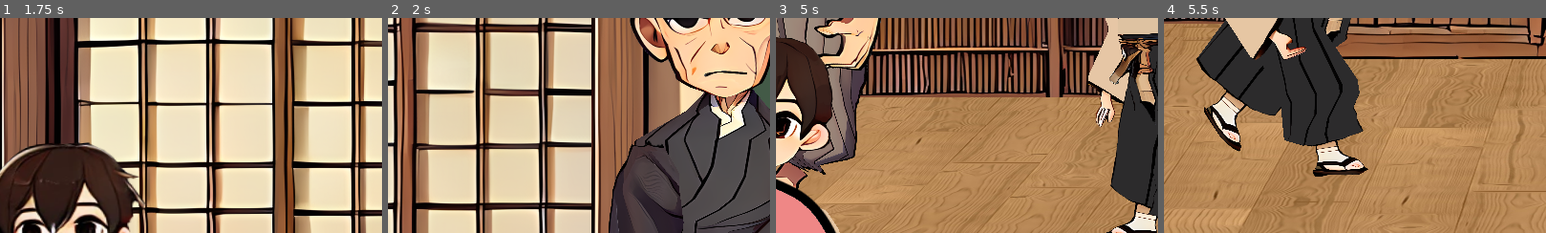
Above: before the commit, frames 1-4 (left to right).
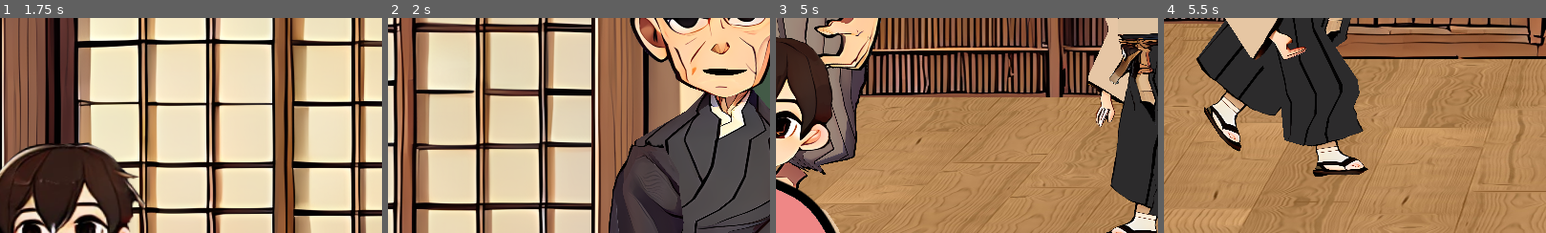
Above: after the commit, the same moments.

Repository: gregrylivingston/Godot4---Weather-System-2D
Game: Godot game, scene res://scene/architecture/floor/scene_floor_wood_1.tscn
The game is run twice, just before and just after one commit, with the same random seed, the same clock (stepped at 60 frames per second) and the same inputs. This scene is started directly instead of the project's main scene.
Inputs (mouse positions are % of the whole screen's width and height, from its top left):
- Up to frame 1 (1.75 s): tap Enter at 0.5 s; move the mouse to (45, 70) at 0.52 s; hold D (move_right) 0.53-1.25 s; click (45, 70) at 0.67 s; tap Space (jump) at 0.77 s; drag from (80, 65) to (45, 70) at 1.27 s
- Up to frame 2 (2 s): no input
- Up to frame 3 (5 s): move the mouse to (20, 35) at 2.02 s; hold A (move_left) 2.03-2.75 s; drag from (55, 50) to (20, 35) at 2.77 s; move the mouse to (35, 25) at 3.52 s; hold A (move_left) 3.53-4.25 s; tap Space (jump) at 3.77 s; drag from (72, 45) to (35, 25) at 4.27 s
- Up to frame 4 (5.5 s): move the mouse to (30, 55) at 5.02 s; hold D (move_right) from 5.03 s (still down); click (30, 55) at 5.17 s
The pictures show only the part of the screen within x 5-55%, y 0-50%; the shares and areas given below are measured in that part.

Frame 1 is identical in both runs. In frame 2, 0.3% of the frame differs, in the area x 82-94%, y 23-28%; in frame 3, less than 0.1%; in frame 4, nothing differs.

Commit message:
better mouth movements

Diff:
--- a/scene/skeleton/mouth/mouth.gd
+++ b/scene/skeleton/mouth/mouth.gd
@@ -1,18 +1,30 @@
 extends Polygon2D
 
+@onready var startScaleX = scale.x
 
 # Called when the node enters the scene tree for the first time.
 func _ready() -> void:
 	pass # Replace with function body.
 
 
+var frameBuffer := 5
+
 # Called every frame. 'delta' is the elapsed time since the previous frame.
 func _process(delta: float) -> void:
-	if 	%AudioStreamPlayer.playing:
-		var volume := int( 100 * db_to_linear(AudioServer.get_bus_peak_volume_left_db(0,0)))
+	if 	%AudioStreamPlayer.playing && frameBuffer < 1:
+		frameBuffer = 3
+		var volume := clampf( db_to_linear(AudioServer.get_bus_peak_volume_left_db(0,0)) , 0.1 ,1.0)
 		#%Label_db.text =  str(volume)
 
-		if volume > 10:
-			texture = load("res://texture/character/t_mouth_wide.png")
-		else:
-			texture = load("res://texture/character/t_mouth_closed_confident.png")
+		texture = load("res://texture/character/t_mouth_wide.png")
+		scale = Vector2(startScaleX, volume * 0.75)
+		#position.y = -270.15  - (volume  * 6.0)
+		if volume < 0.11:
+			scale = Vector2(startScaleX, 0.1)
+			#texture = load("res://texture/character/t_mouth_closed_confident.png")
+			modulate  = Color.BLACK
+		else: modulate = Color.WHITE
+		#	position.y = -270.3
+		#	texture = load("res://texture/character/t_mouth_closed_confident.png")
+	else:
+		frameBuffer -= 1
--- a/scene/skeleton/player.gd
+++ b/scene/skeleton/player.gd
@@ -54,9 +54,10 @@
 	if not is_zero_approx(velocity.x):
 		if velocity.x > 0.0:
 			sprite.scale.x = 1.0 * sprite_scale
+			if is_instance_valid(%Mouth):if %Mouth.scale.x < 0: %Mouth.scale.x *= -1.0
 		else:
 			sprite.scale.x = -1.0 * sprite_scale
-
+			if is_instance_valid(%Mouth):if %Mouth.scale.x < 0: %Mouth.scale.x *= 1.0
 	move_and_slide()
 
 	# After applying our motion, update our animation to match.
--- a/scene/skeleton/player.tscn
+++ b/scene/skeleton/player.tscn
@@ -1802,7 +1802,7 @@
 visible = false
 
 [node name="Hip" type="Bone2D" parent="Sprite2D/Skeleton2D"]
-position = Vector2(-3, -22.0028)
+position = Vector2(-3, -29.7919)
 rest = Transform2D(1, 0, 0, 1, -3, -11)
 
 [node name="Chest" type="Bone2D" parent="Sprite2D/Skeleton2D/Hip"]
@@ -1823,13 +1823,13 @@
 
 [node name="RightArm" type="Bone2D" parent="Sprite2D/Skeleton2D/Hip/Chest"]
 position = Vector2(80, -100)
-rotation = 0.470385
+rotation = -0.0932787
 scale = Vector2(1, 1)
 rest = Transform2D(1, 0, 0, 1, 80, -100)
 
 [node name="RightForearm" type="Bone2D" parent="Sprite2D/Skeleton2D/Hip/Chest/RightArm"]
 position = Vector2(-11, 97)
-rotation = -0.418265
+rotation = -0.498756
 scale = Vector2(1, 1)
 rest = Transform2D(1, 0, 0, 1, -11, 97)
 
@@ -1844,13 +1844,13 @@
 
 [node name="LeftArm" type="Bone2D" parent="Sprite2D/Skeleton2D/Hip/Chest"]
 position = Vector2(-100, -100)
-rotation = -0.019506
+rotation = 0.217547
 scale = Vector2(1, 1)
 rest = Transform2D(1, 0, 0, 1, -100, -100)
 
 [node name="LeftForearm" type="Bone2D" parent="Sprite2D/Skeleton2D/Hip/Chest/LeftArm"]
 position = Vector2(-2, 95)
-rotation = -0.545989
+rotation = -0.414499
 scale = Vector2(1, 1)
 rest = Transform2D(1, 0, 0, 1, -2, 95)
 
@@ -1864,19 +1864,19 @@
 
 [node name="LeftLeg" type="Bone2D" parent="Sprite2D/Skeleton2D/Hip"]
 position = Vector2(-72, 26)
-rotation = 0.432402
+rotation = -1.05084
 scale = Vector2(1, 1)
 rest = Transform2D(1, 0, 0, 1, -72, 26)
 
 [node name="LeftLowerLeg" type="Bone2D" parent="Sprite2D/Skeleton2D/Hip/LeftLeg"]
 position = Vector2(-13, 91)
-rotation = 0.273708
+rotation = 1.28041
 scale = Vector2(1, 1)
 rest = Transform2D(1, 0, 0, 1, -13, 91)
 
 [node name="LeftFoot" type="Bone2D" parent="Sprite2D/Skeleton2D/Hip/LeftLeg/LeftLowerLeg"]
 position = Vector2(7, 127)
-rotation = -0.0889482
+rotation = -0.261554
 scale = Vector2(1, 1)
 rest = Transform2D(1, 0, 0, 1, 7, 127)
 auto_calculate_length_and_angle = false
@@ -1885,19 +1885,19 @@
 
 [node name="RightLeg" type="Bone2D" parent="Sprite2D/Skeleton2D/Hip"]
 position = Vector2(46, 11)
-rotation = -0.504019
+rotation = 0.14163
 scale = Vector2(1, 1)
 rest = Transform2D(1, 0, 0, 1, 46, 11)
 
 [node name="RightLowerLeg" type="Bone2D" parent="Sprite2D/Skeleton2D/Hip/RightLeg"]
 position = Vector2(-26, 94)
-rotation = 1.06954
+rotation = 0.351198
 scale = Vector2(1, 1)
 rest = Transform2D(1, 0, 0, 1, -26, 94)
 
 [node name="RightFoot" type="Bone2D" parent="Sprite2D/Skeleton2D/Hip/RightLeg/RightLowerLeg"]
 position = Vector2(2, 129)
-rotation = -0.0347791
+rotation = -0.150253
 scale = Vector2(1, 1)
 rest = Transform2D(1, 0, 0, 1, 2, 129)
 auto_calculate_length_and_angle = false
--- a/scene/skeleton/skeleton_Kawanabe_hd.tscn
+++ b/scene/skeleton/skeleton_Kawanabe_hd.tscn
@@ -29,6 +29,7 @@
 
 [node name="LeftFoot" parent="Sprite2D/Skeleton2D/Hip/LeftLeg/LeftLowerLeg" index="0"]
 rotation = -0.335377
+scale = Vector2(1, 1)
 
 [node name="RightLeg" parent="Sprite2D/Skeleton2D/Hip" index="2"]
 rotation = -0.469925
--- a/scene/skeleton/skeleton_artteacher.tscn
+++ b/scene/skeleton/skeleton_artteacher.tscn
@@ -9,6 +9,9 @@
 [node name="Sk_ArtTeacher" instance=ExtResource("1_fq7bq")]
 WALK_SPEED = 220.0
 
+[node name="RightArm" parent="Sprite2D/Skeleton2D/Hip/Chest" index="1"]
+scale = Vector2(1, 1)
+
 [node name="RightForearm" parent="Sprite2D/Skeleton2D/Hip/Chest/RightArm" index="0"]
 scale = Vector2(1, 1)
 
@@ -16,7 +19,7 @@
 scale = Vector2(1, 1)
 
 [node name="LeftLowerLeg" parent="Sprite2D/Skeleton2D/Hip/LeftLeg" index="0"]
-scale = Vector2(1, 1)
+scale = Vector2(0.999999, 0.999999)
 
 [node name="LeftFoot" parent="Sprite2D/Skeleton2D/Hip/LeftLeg/LeftLowerLeg" index="0"]
 scale = Vector2(1, 1)
@@ -64,12 +67,15 @@
 bones = ["Hip", PackedFloat32Array(0, 0, 0, 0, 0, 0, 0, 0, 0, 0, 0, 0, 0, 0, 0, 0, 0, 0, 0, 0), "Hip/Chest", PackedFloa …(1620 unchanged characters)…
 
 [node name="Mouth" parent="Sprite2D/Polygons" index="7"]
+unique_name_in_owner = true
 visible = true
-position = Vector2(-33.333, -274.002)
+position = Vector2(-2.545, -253.93)
 scale = Vector2(0.51, 0.51)
+offset = Vector2(-64.02, -38.105)
 texture = ExtResource("3_401by")
+texture_offset = Vector2(70.645, 42.235)
 polygon = PackedVector2Array(3.93796, -4.73712, 3.93796, 91.2629, 123.938, 91.2629, 123.938, -4.73712)
-uv = PackedVector2Array(3.24012, -12.8458, 3.24012, 107.154, 123.24, 107.154, 123.24, -12.8458)
+uv = PackedVector2Array(-80.7785, -50.1508, -80.7785, 53.8492, 63.2215, 53.8492, 63.2215, -50.1508)
 script = ExtResource("3_mycpn")
 
 [node name="AudioStreamPlayer" type="AudioStreamPlayer" parent="Sprite2D/Polygons/Mouth" index="0"]
--- a/scene/skeleton/skeleton_classmate1.tscn
+++ b/scene/skeleton/skeleton_classmate1.tscn
@@ -12,6 +12,7 @@
 
 [node name="RightForearm" parent="Sprite2D/Skeleton2D/Hip/Chest/RightArm" index="0"]
 rotation = -0.612246
+scale = Vector2(1, 1)
 
 [node name="LeftArm" parent="Sprite2D/Skeleton2D/Hip/Chest" index="2"]
 rotation = -0.677643
@@ -28,6 +29,7 @@
 
 [node name="LeftFoot" parent="Sprite2D/Skeleton2D/Hip/LeftLeg/LeftLowerLeg" index="0"]
 rotation = -0.335377
+scale = Vector2(1, 1)
 
 [node name="RightLeg" parent="Sprite2D/Skeleton2D/Hip" index="2"]
 rotation = -0.469925
